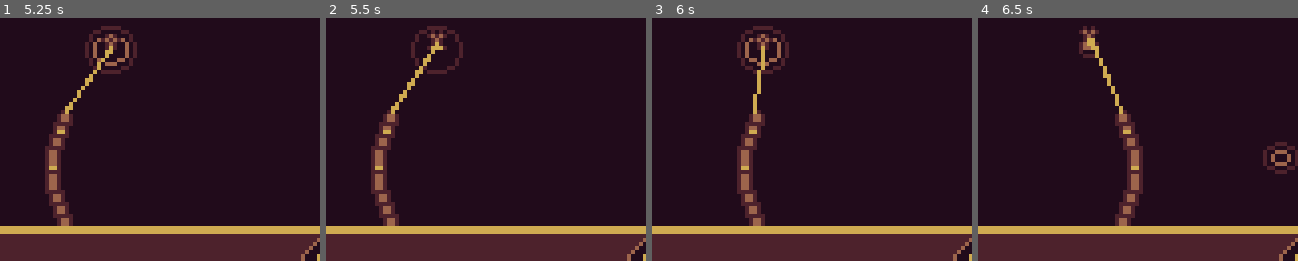
Above: before the commit, frames 1-4 (left to right).
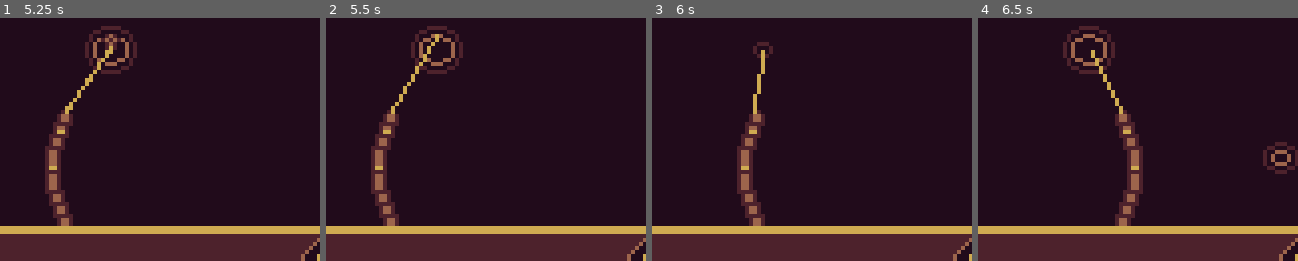
Above: after the commit, the same moments.

Repository: AparneetDey/luckyCatch
Game: Godot game, scene res://scenes/world/world.tscn
Same seed, same stepped clock (60 frames per second), same inputs: the game is played once before the commit and once after it.
Inputs:
- Up to frame 1 (5.25 s): hold Right (right) 0.53-1.28 s; tap A (a) every 0.75 s from 0.6 to 5.1 s; hold Left (left) 1.28-2.03 s; hold Right (right) 2.03-3.53 s; hold Left (left) from 3.53 s (still down)
- Up to frame 2 (5.5 s): keep holding Left (left)
- Up to frame 3 (6 s): release Left (left) at 5.78 s; hold Right (right) from 5.78 s (still down); tap A (a) at 5.85 s
- Up to frame 4 (6.5 s): keep holding Right (right)
The pictures show only the part of the screen within x 34-84%, y 35-85%; the shares and areas given below are measured in that part.

Frame 1 is identical in both runs. In frame 2, 1.0% of the frame differs, in the area x 21-41%, y 4-38%; in frame 3, 1.4%; in frame 4, 1.8%, in the area x 26-45%, y 3-33%.

Commit message:
Add fish bite state and reusable ripple VFX
Refactors the fishing flow to introduce a distinct bite phase before catch: `StateManager` now emits `fish_bite`, `bobber.gd` handles a new BITE state, and bobber animations are split into separate `bite` and `catch` clips with proper callbacks. `fishing.gd` now starts a random wait timer after casting, triggers bite state/signal when it expires, and toggles ripple visibility during bite/fight. Added a script-backed ripple scene with optional one-time cleanup behavior, plus new reel-bar UI texture assets and imports.

Diff:
--- a/managers/state_manager.gd
+++ b/managers/state_manager.gd
@@ -1,4 +1,4 @@
 extends Node
 
 signal cast_bobber
-signal fish_caught
+signal fish_bite
--- a/scenes/fishingRod/bobber.gd
+++ b/scenes/fishingRod/bobber.gd
@@ -6,13 +6,13 @@
 @onready var animation_player: AnimationPlayer = $AnimationPlayer
 @onready var line_point: Marker2D = $LinePoint
 
-enum State {IDLE, CASTING, CAUGHT, UNCAST}
+enum State {IDLE, CASTING, BITE, CAUGHT, UNCAST}
 
 var state = State.UNCAST
 
 func _ready() -> void:
 	StateManager.cast_bobber.connect(onBobberCast.bind())
-	StateManager.fish_caught.connect(onFishCaught.bind())
+	StateManager.fish_bite.connect(onFishBite.bind())
 
 func _process(_delta: float) -> void:
 	handle_animation()
@@ -22,21 +22,24 @@
 		animation_player.play("idle")
 	elif state == State.CASTING:
 		animation_player.play("cast")
+	elif state == State.BITE:
+		animation_player.play("bite")
 	elif state == State.CAUGHT:
 		animation_player.play("catch")
 	elif state == State.UNCAST:
 		animation_player.play("uncast")
 
 func onBobberCast() -> void:
-	print("Casting")
 	state = State.CASTING
 	visible = true
 
-func onFishCaught() -> void:
-	state = State.CAUGHT
+func onFishBite() -> void:
+	state = State.BITE
 	visible = false
 
 func casting_complete() -> void:
 	cast_complete.emit()
-	print("animation casting")
 	state = State.IDLE
+
+func biting_complete() -> void:
+	state = State.CAUGHT
--- a/scenes/fishingRod/bobber.tscn
+++ b/scenes/fishingRod/bobber.tscn
@@ -102,6 +102,109 @@
 "transitions": PackedFloat32Array(1),
 "update": 1,
 "values": [true]
+}
+
+[sub_resource type="Animation" id="Animation_tggis"]
+resource_name = "bite"
+length = 0.3
+step = 0.1
+tracks/0/type = "value"
+tracks/0/imported = false
+tracks/0/enabled = true
+tracks/0/path = NodePath("BobberSprite:frame")
+tracks/0/interp = 1
+tracks/0/loop_wrap = true
+tracks/0/keys = {
+"times": PackedFloat32Array(0, 0.2),
+"transitions": PackedFloat32Array(1, 1),
+"update": 1,
+"values": [4, 5]
+}
+tracks/1/type = "value"
+tracks/1/imported = false
+tracks/1/enabled = true
+tracks/1/path = NodePath("SplashSprite:frame")
+tracks/1/interp = 1
+tracks/1/loop_wrap = true
+tracks/1/keys = {
+"times": PackedFloat32Array(0, 0.19999999),
+"transitions": PackedFloat32Array(1, 1),
+"update": 1,
+"values": [0, 1]
+}
+tracks/2/type = "value"
+tracks/2/imported = false
+tracks/2/enabled = true
+tracks/2/path = NodePath("RippleSprite:visible")
+tracks/2/interp = 1
+tracks/2/loop_wrap = true
+tracks/2/keys = {
+"times": PackedFloat32Array(0),
+"transitions": PackedFloat32Array(1),
+"update": 1,
+"values": [false]
+}
+tracks/3/type = "value"
+tracks/3/imported = false
+tracks/3/enabled = true
+tracks/3/path = NodePath("SplashSprite:visible")
+tracks/3/interp = 1
+tracks/3/loop_wrap = true
+tracks/3/keys = {
+"times": PackedFloat32Array(0),
+"transitions": PackedFloat32Array(1),
+"update": 1,
+"values": [true]
+}
+tracks/4/type = "value"
+tracks/4/imported = false
+tracks/4/enabled = true
+tracks/4/path = NodePath("LinePoint:position")
+tracks/4/interp = 1
+tracks/4/loop_wrap = true
+tracks/4/keys = {
+"times": PackedFloat32Array(0, 0.19999999),
+"transitions": PackedFloat32Array(1, 1),
+"update": 1,
+"values": [Vector2(0, -4), Vector2(0, 0)]
+}
+tracks/5/type = "value"
+tracks/5/imported = false
+tracks/5/enabled = true
+tracks/5/path = NodePath("BobberSprite:visible")
+tracks/5/interp = 1
+tracks/5/loop_wrap = true
+tracks/5/keys = {
+"times": PackedFloat32Array(0),
+"transitions": PackedFloat32Array(1),
+"update": 1,
+"values": [true]
+}
+tracks/6/type = "value"
+tracks/6/imported = false
+tracks/6/enabled = true
+tracks/6/path = NodePath("BobberSprite:position")
+tracks/6/interp = 1
+tracks/6/loop_wrap = true
+tracks/6/keys = {
+"times": PackedFloat32Array(0),
+"transitions": PackedFloat32Array(1),
+"update": 0,
+"values": [Vector2(0, 0)]
+}
+tracks/7/type = "method"
+tracks/7/imported = false
+tracks/7/enabled = true
+tracks/7/path = NodePath(".")
+tracks/7/interp = 1
+tracks/7/loop_wrap = true
+tracks/7/keys = {
+"times": PackedFloat32Array(0.3),
+"transitions": PackedFloat32Array(1),
+"values": [{
+"args": [],
+"method": &"biting_complete"
+}]
 }
 
 [sub_resource type="Animation" id="Animation_54kfj"]
@@ -182,38 +285,38 @@
 "values": [true]
 }
 
-[sub_resource type="Animation" id="Animation_tggis"]
+[sub_resource type="Animation" id="Animation_wsxqy"]
 resource_name = "catch"
-length = 0.3
+length = 0.1
 step = 0.2
 tracks/0/type = "value"
 tracks/0/imported = false
 tracks/0/enabled = true
-tracks/0/path = NodePath("BobberSprite:frame")
+tracks/0/path = NodePath("LinePoint:position")
 tracks/0/interp = 1
 tracks/0/loop_wrap = true
 tracks/0/keys = {
-"times": PackedFloat32Array(0, 0.2),
-"transitions": PackedFloat32Array(1, 1),
-"update": 1,
-"values": [4, 5]
+"times": PackedFloat32Array(0),
+"transitions": PackedFloat32Array(1),
+"update": 0,
+"values": [Vector2(0, 0)]
 }
 tracks/1/type = "value"
 tracks/1/imported = false
 tracks/1/enabled = true
-tracks/1/path = NodePath("SplashSprite:frame")
+tracks/1/path = NodePath("BobberSprite:visible")
 tracks/1/interp = 1
 tracks/1/loop_wrap = true
 tracks/1/keys = {
-"times": PackedFloat32Array(0, 0.19999999),
-"transitions": PackedFloat32Array(1, 1),
-"update": 1,
-"values": [0, 1]
+"times": PackedFloat32Array(0),
+"transitions": PackedFloat32Array(1),
+"update": 1,
+"values": [false]
 }
 tracks/2/type = "value"
 tracks/2/imported = false
 tracks/2/enabled = true
-tracks/2/path = NodePath("RippleSprite:visible")
+tracks/2/path = NodePath("SplashSprite:visible")
 tracks/2/interp = 1
 tracks/2/loop_wrap = true
 tracks/2/keys = {
@@ -225,38 +328,14 @@
 tracks/3/type = "value"
 tracks/3/imported = false
 tracks/3/enabled = true
-tracks/3/path = NodePath("SplashSprite:visible")
+tracks/3/path = NodePath("RippleSprite:visible")
 tracks/3/interp = 1
 tracks/3/loop_wrap = true
 tracks/3/keys = {
 "times": PackedFloat32Array(0),
 "transitions": PackedFloat32Array(1),
 "update": 1,
-"values": [true]
-}
-tracks/4/type = "value"
-tracks/4/imported = false
-tracks/4/enabled = true
-tracks/4/path = NodePath("LinePoint:position")
-tracks/4/interp = 1
-tracks/4/loop_wrap = true
-tracks/4/keys = {
-"times": PackedFloat32Array(0, 0.19999999),
-"transitions": PackedFloat32Array(1, 1),
-"update": 1,
-"values": [Vector2(0, -4), Vector2(0, 0)]
-}
-tracks/5/type = "value"
-tracks/5/imported = false
-tracks/5/enabled = true
-tracks/5/path = NodePath("BobberSprite:visible")
-tracks/5/interp = 1
-tracks/5/loop_wrap = true
-tracks/5/keys = {
-"times": PackedFloat32Array(0),
-"transitions": PackedFloat32Array(1),
-"update": 1,
-"values": [true]
+"values": [false]
 }
 
 [sub_resource type="Animation" id="Animation_2fmbl"]
@@ -336,6 +415,18 @@
 "update": 1,
 "values": [true]
 }
+tracks/6/type = "value"
+tracks/6/imported = false
+tracks/6/enabled = true
+tracks/6/path = NodePath("BobberSprite:position")
+tracks/6/interp = 1
+tracks/6/loop_wrap = true
+tracks/6/keys = {
+"times": PackedFloat32Array(0),
+"transitions": PackedFloat32Array(1),
+"update": 0,
+"values": [Vector2(0, 0)]
+}
 
 [sub_resource type="Animation" id="Animation_uxbwy"]
 resource_name = "uncast"
@@ -393,8 +484,9 @@
 [sub_resource type="AnimationLibrary" id="AnimationLibrary_tggis"]
 _data = {
 &"RESET": SubResource("Animation_gimnf"),
+&"bite": SubResource("Animation_tggis"),
 &"cast": SubResource("Animation_54kfj"),
-&"catch": SubResource("Animation_tggis"),
+&"catch": SubResource("Animation_wsxqy"),
 &"idle": SubResource("Animation_2fmbl"),
 &"uncast": SubResource("Animation_uxbwy")
 }
--- a/scenes/fishingRod/fishing.gd
+++ b/scenes/fishingRod/fishing.gd
@@ -4,22 +4,30 @@
 @onready var bamboo_rod: BambooRod = %BambooRod
 @onready var bobber: Bobber = %Bobber
 @onready var fishing_line: Line2D = %FishingLine
+@onready var ripple: Node2D = $Ripple
 
 enum State {IDLE, CASTING, WAITING, BITE, FIGHT, CAUGHT, FAILED}
 
 var state := State.IDLE
+var waiting_time := 0.0 # Testing
 
 func _ready() -> void:
 	bobber.cast_complete.connect(onCastComplete.bind())
 
 func _process(_delta: float) -> void:
 	fishing_line.visible = isFishing()
+	ripple.visible = state == State.BITE or state == State.FIGHT
 	handle_input()
 	handleFishingLine()
 
+	if state == State.WAITING:
+		waiting_time -= _delta
+		if waiting_time <= 0:
+			state = State.BITE
+			StateManager.fish_bite.emit()
+
 func handle_input() -> void:
 	if Input.is_action_just_pressed("a") and state == State.IDLE:
-		print("cast")
 		StateManager.cast_bobber.emit()
 		state = State.CASTING
 
@@ -34,3 +42,4 @@
 
 func onCastComplete() -> void:
 	state = State.WAITING
+	waiting_time = randf_range(2.0, 5.0)
--- a/scenes/fishingRod/fishing.tscn
+++ b/scenes/fishingRod/fishing.tscn
@@ -2,10 +2,16 @@
 
 [ext_resource type="PackedScene" uid="uid://cl3kuq0kpcsxr" path="res://scenes/fishingRod/bamboo_rod.tscn" id="1_1tkfe"]
 [ext_resource type="Script" uid="uid://pvnlbnurhpv7" path="res://scenes/fishingRod/fishing.gd" id="1_gbvil"]
+[ext_resource type="PackedScene" uid="uid://b6ms10r31vyfn" path="res://scenes/vfx/ripple.tscn" id="2_8by4o"]
 [ext_resource type="PackedScene" uid="uid://r1wmc4ra70oc" path="res://scenes/fishingRod/bobber.tscn" id="2_gbvil"]
 
 [node name="Fishing" type="Node2D" unique_id=843873026]
 script = ExtResource("1_gbvil")
+
+[node name="Ripple" parent="." unique_id=4452992 instance=ExtResource("2_8by4o")]
+visible = false
+position = Vector2(1, -45)
+one_time = false
 
 [node name="BambooRod" parent="." unique_id=1336956881 instance=ExtResource("1_1tkfe")]
 unique_name_in_owner = true
--- /dev/null
+++ b/scenes/vfx/ripple.gd
@@ -0,0 +1,7 @@
+extends Node2D
+
+@export var one_time : bool = true
+
+func onAnimationComplete() -> void:
+	if one_time:
+		queue_free()
--- a/scenes/vfx/ripple.tscn
+++ b/scenes/vfx/ripple.tscn
@@ -1,5 +1,6 @@
 [gd_scene format=3 uid="uid://b6ms10r31vyfn"]
 
+[ext_resource type="Script" uid="uid://cdtb66rd8y85v" path="res://scenes/vfx/ripple.gd" id="1_q0prm"]
 [ext_resource type="Texture2D" uid="uid://dsdtwpanulsdd" path="res://assets/vfx/ripple-sprite.png" id="1_si04w"]
 
 [sub_resource type="Animation" id="Animation_q0prm"]
@@ -44,7 +45,7 @@
 "transitions": PackedFloat32Array(1),
 "values": [{
 "args": [],
-"method": &"queue_free"
+"method": &"onAnimationComplete"
 }]
 }
 
@@ -55,6 +56,7 @@
 }
 
 [node name="Ripple" type="Node2D" unique_id=4452992]
+script = ExtResource("1_q0prm")
 
 [node name="RippleSprite" type="Sprite2D" parent="." unique_id=1487480641]
 texture = ExtResource("1_si04w")
Binary file added: assets/ui/reel-bar/bar-background.png
Not shown, added: assets/ui/reel-bar/bar-background.png.import
Binary file added: assets/ui/reel-bar/reel-indicator.png
Not shown, added: assets/ui/reel-bar/reel-indicator.png.import
Binary file added: assets/ui/reel-bar/safe-zone.png
Not shown, added: assets/ui/reel-bar/safe-zone.png.import
Not shown, added: scenes/vfx/ripple.gd.uid
